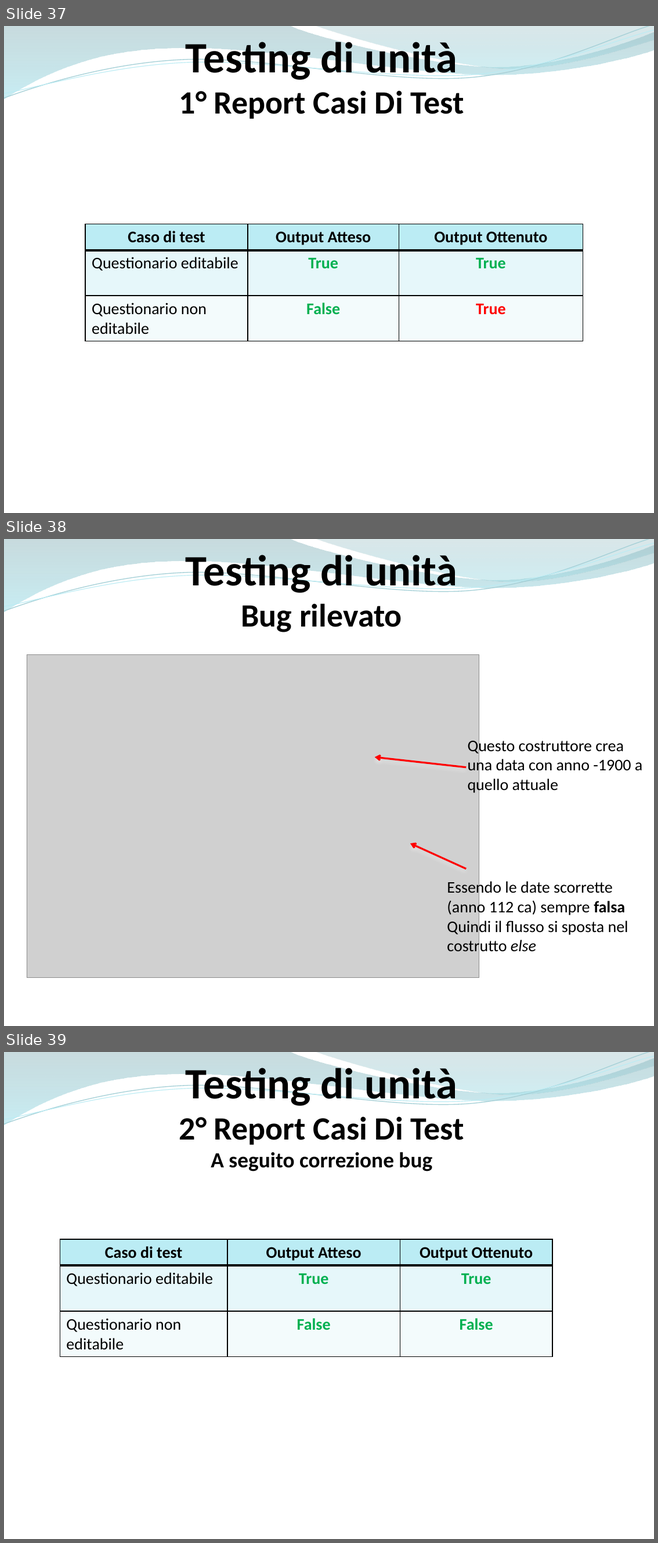
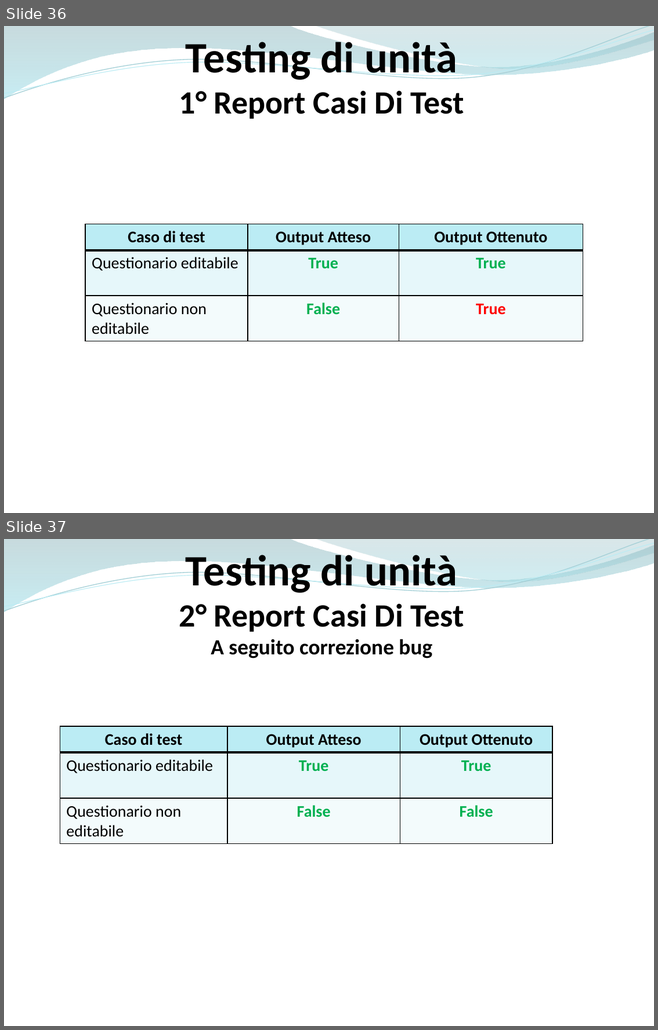
Before and after one commit to ammirate/at-silo, a slide deck: Presentazione/Atsilo3/Atsilo_H_PresentazioneFinale.pptx. Shown one above the other, each under a label of ours: slides 37, 38 and 39 before the commit, slides 36 and 37 after it. The pictures are 658x1543 and 658x1030 pixels, drawn with LibreOffice and Linux fonts; fonts in the diff are those of the drawing; grey boxes stand for pictures. Boxes give left, top, right and bottom in pixels: in the first picture for what was removed or moved away, otherwise in the second. Text is boxed around its words. In the diff, an @@ line names an element or a change of style, - is before the commit and + after.

```diff
--- a/Presentazione/Atsilo3/Atsilo_H_PresentazioneFinale.pptx
+++ b/Presentazione/Atsilo3/Atsilo_H_PresentazioneFinale.pptx
@@ slide 38 removed at (4, 539, 654, 1026), background #FFFFFF; not listed: 4 template elements that a slide beside it also shows @@
@@ text removed at (186, 549, 457, 632) @@
-Testing di unità
-Bug rilevato
@@ picture removed at (27, 654, 478, 977) @@
@@ text removed at (467, 737, 642, 794) @@
-Questo costruttore crea
-una data con anno -1900 a
-quello attuale
@@ arrow removed from (466, 768) to (374, 757) @@
@@ arrow removed from (466, 869) to (410, 843) @@
@@ text removed at (447, 879, 628, 955) @@
-Essendo le date scorrette
-(anno 112 ca) sempre falsa
-Quindi il flusso si sposta nel
-costrutto else
@@ what was slide 37 is now slide 36 @@
@@ what was slide 39 is now slide 37 @@
```
Also in this commit, not shown: 3 slides changed, 1 slide added, 2 other slides removed, 1 other file.
